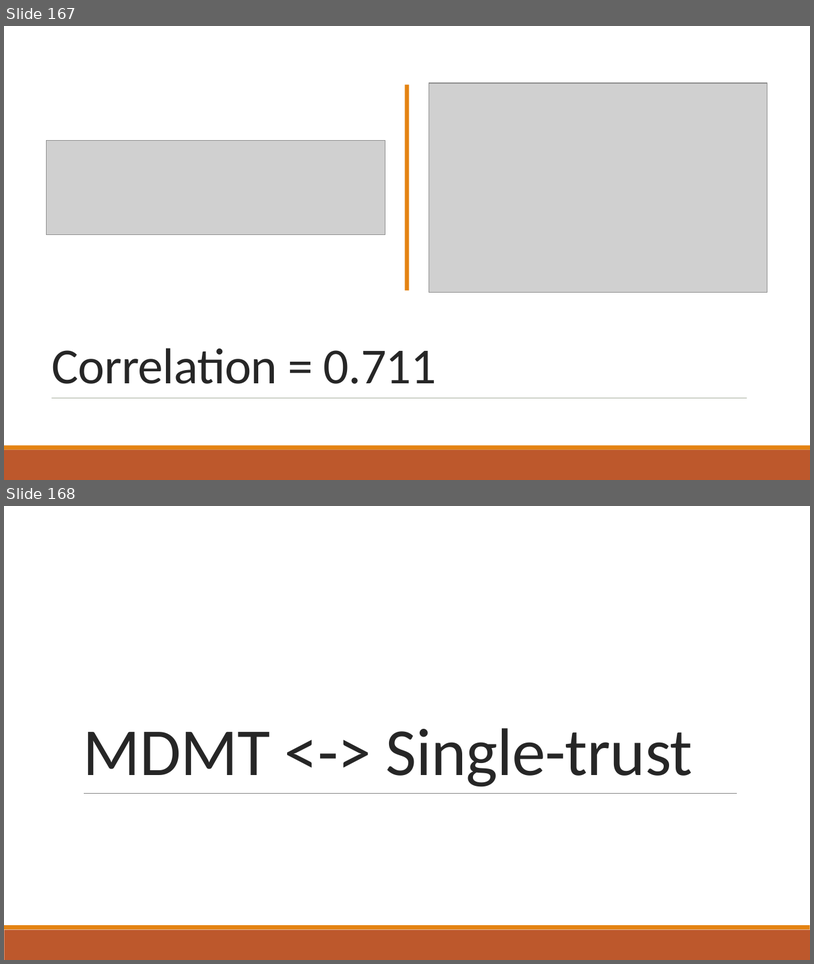
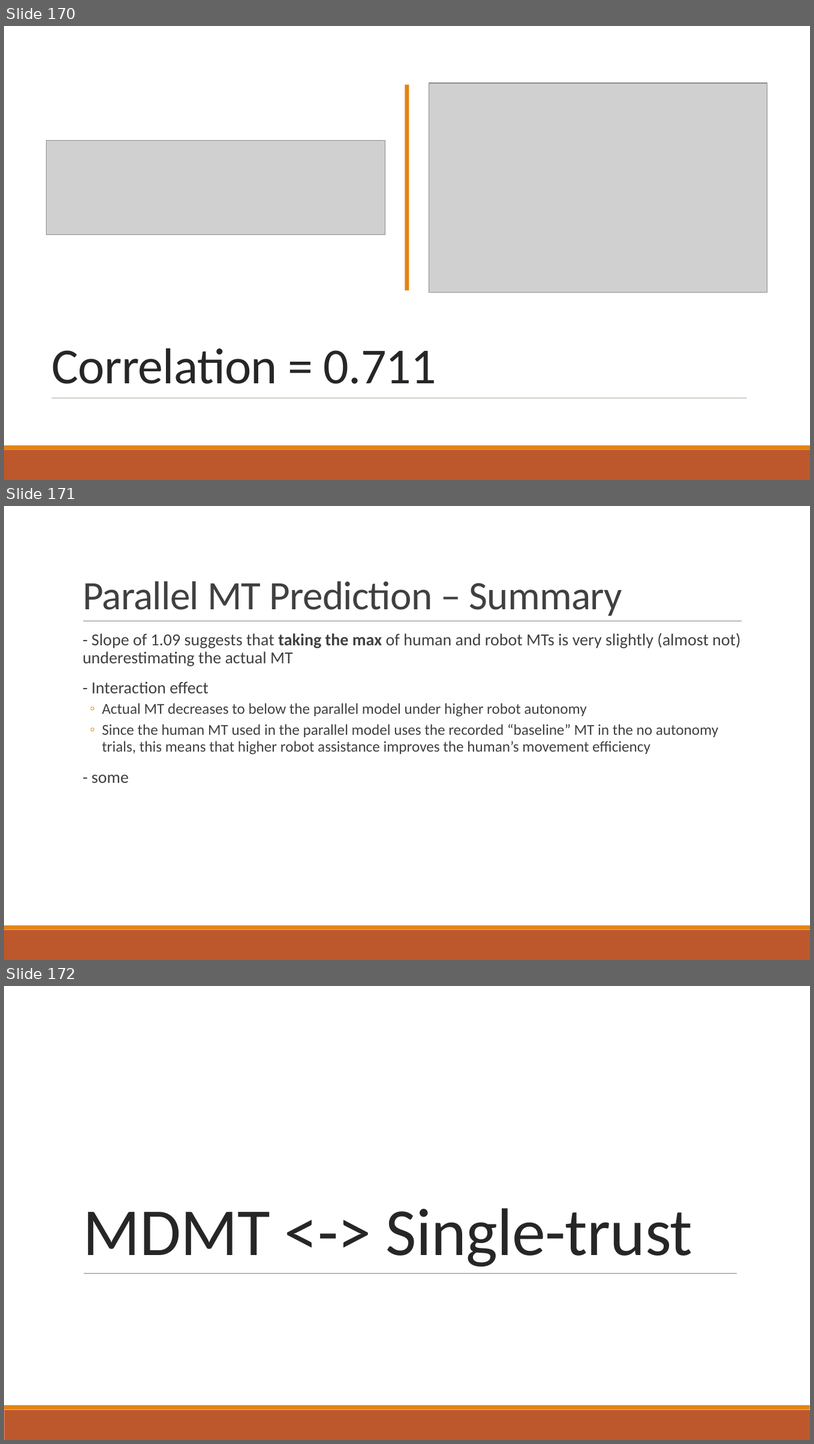
Before and after one commit to mpan31415/AutonomyFitts, a slide deck: R_analysis/results_interpretation.pptx. Shown one above the other, each under a label of ours: slides 167 and 168 before the commit, slides 170, 171 and 172 after it. The pictures are 814x964 and 814x1444 pixels, drawn with LibreOffice and Linux fonts; fonts in the diff are those of the drawing; grey boxes stand for pictures. Boxes give left, top, right and bottom in pixels: in the first picture for what was removed or moved away, otherwise in the second. Text is boxed around its words. In the diff, an @@ line names an element or a change of style, - is before the commit and + after.

```diff
--- a/R_analysis/results_interpretation.pptx
+++ b/R_analysis/results_interpretation.pptx
@@ slide 171 added at box(4, 506, 810, 960), background #FFFFFF; not listed: 2 template elements that a slide beside it also shows @@
@@ title added at box(83, 581, 623, 616), 48 pt, text #404040 @@
+Parallel MT Prediction – Summary
@@ line added from (83, 621) to (743, 621), #808080 0.5 pt @@
@@ text added at box(83, 633, 741, 783), 18 pt, text #404040 @@
+  - Slope of 1.09 suggests that taking the max of human and robot MTs is very slightly (almost not) underestimating the actual MT
+  - Interaction effect
+  ◦ Actual MT decreases to below the parallel model under higher robot autonomy
+  ◦ Since the human MT used in the parallel model uses the recorded “baseline” MT in the no autonomy trials, this means that higher robot assistance improves the human’s movement efficiency
+  - some
@@ what was slide 167 is now slide 170 @@
@@ what was slide 168 is now slide 172 @@
```
Also in this commit, not shown: 4 slides changed, 3 other slides added, 4 other files.
